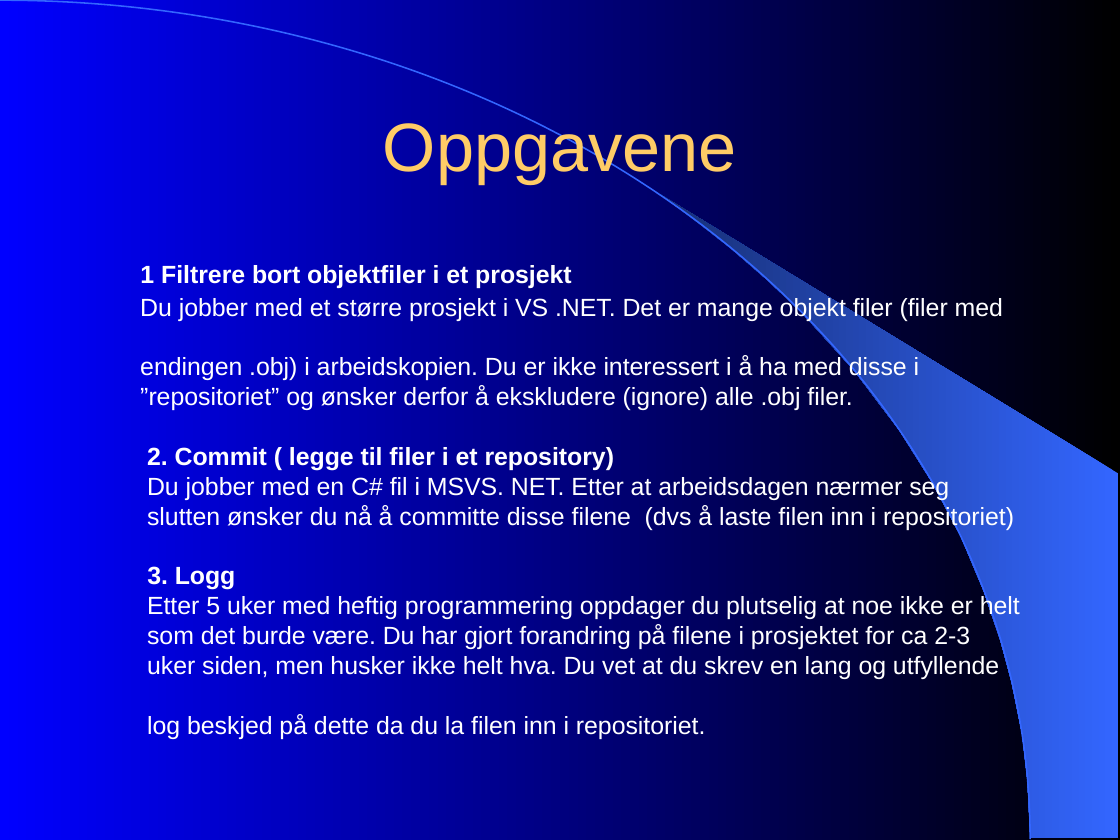
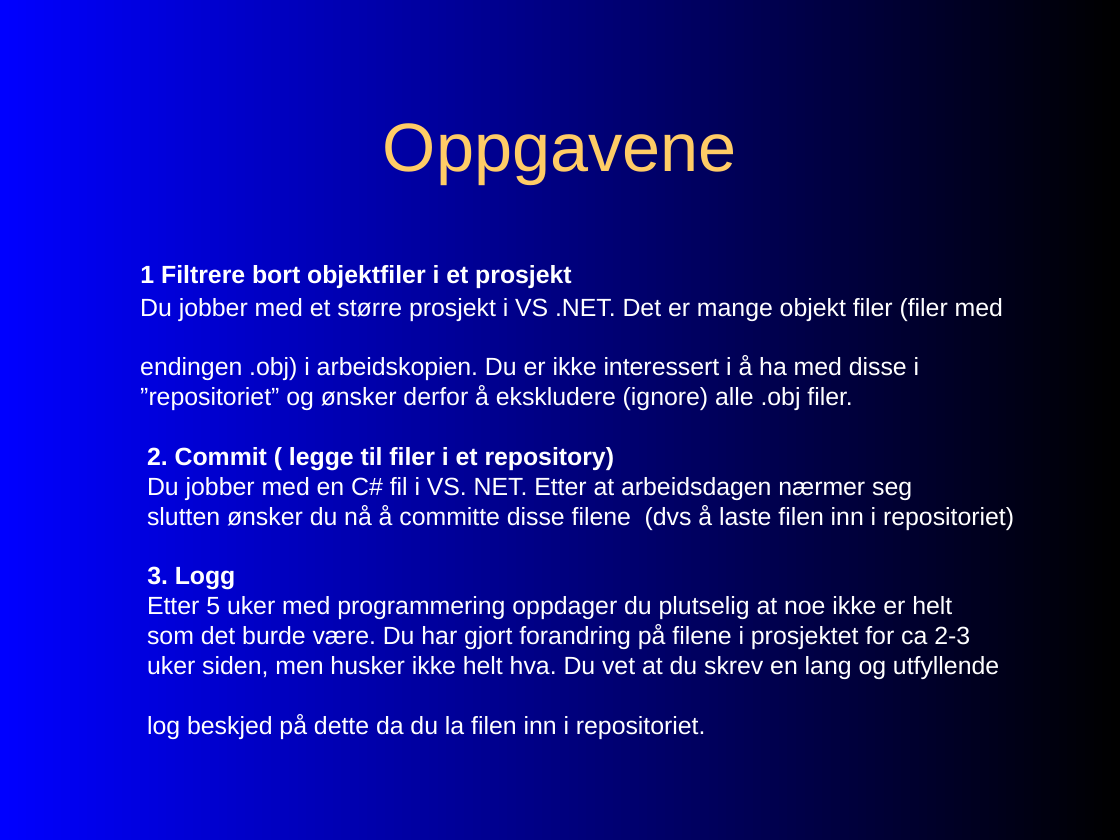
Before and after one commit to chucker/AnkhSVN, a slide deck: slide 6 of doc/powerpoint/papirprototyp_testing.ppt. Drawn at 1120x840 pixels with LibreOffice and Linux fonts; fonts in the diff are those of the drawing. Boxes give left, top, right and bottom in pixels: in the first picture for what was removed or moved away, otherwise in the second. Text is boxed around its words. In the diff, an @@ line names an element or a change of style, - is before the commit and + after.

```diff
--- a/doc/powerpoint/papirprototyp_testing.ppt
+++ b/doc/powerpoint/papirprototyp_testing.ppt
@@ freeform shape removed at [0,0,1030,840] @@
@@ freeform shape removed at [660,194,1119,838] @@
@@ text at [147,477,912,500]: text changed @@
-Du jobber med en C# fil i MSVS. NET. Etter at arbeidsdagen nærmer seg
+Du jobber med en C# fil i VS. NET. Etter at arbeidsdagen nærmer seg
@@ text at [147,596,952,619]: text changed @@
-Etter 5 uker med heftig programmering oppdager du plutselig at noe ikke er helt
+Etter 5 uker med programmering oppdager du plutselig at noe ikke er helt
```
Also in this commit, not shown: 9 other slides changed.
